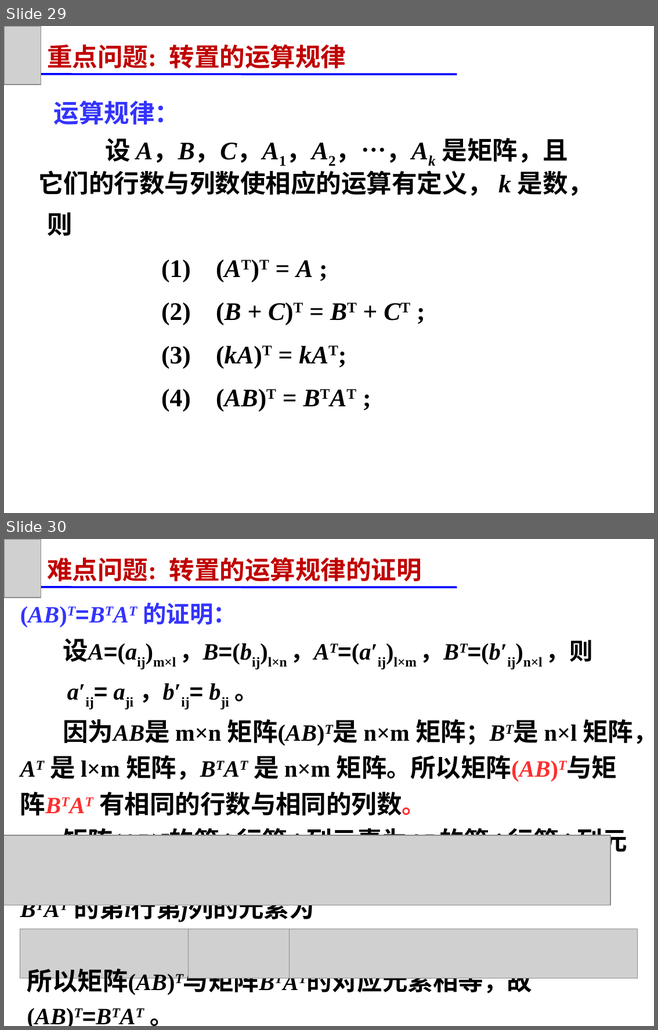
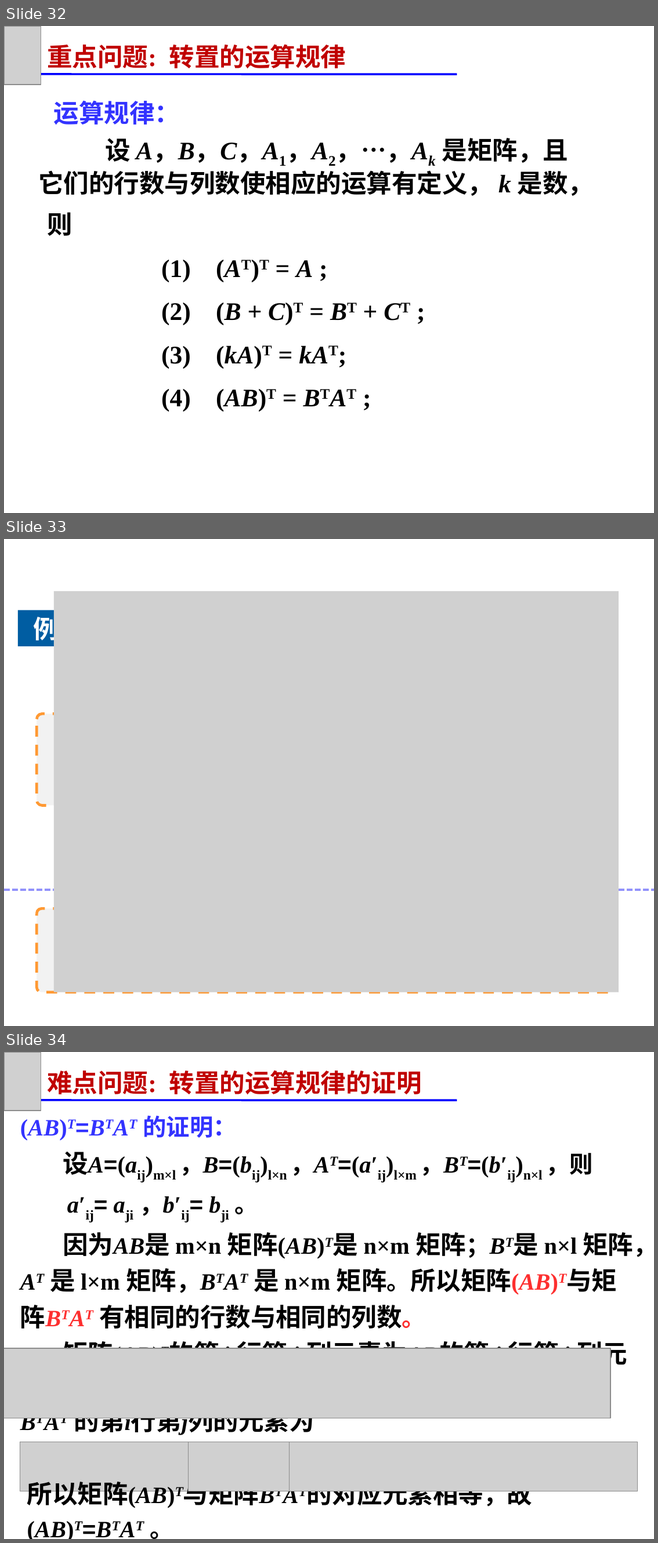
Before and after one commit to zeemeil/zeemeil.github.io, a slide deck: files/2025_2_LM/1024_0202.pptx. Shown one above the other, each under a label of ours: slides 29 and 30 before the commit, slides 32, 33 and 34 after it. The pictures are 658x1030 and 658x1543 pixels, drawn with LibreOffice and Linux fonts; fonts in the diff are those of the drawing; grey boxes stand for pictures. Boxes give left, top, right and bottom in pixels: in the first picture for what was removed or moved away, otherwise in the second. Text is boxed around its words. In the diff, an @@ line names an element or a change of style, - is before the commit and + after.

```diff
--- a/files/2025_2_LM/1024_0202.pptx
+++ b/files/2025_2_LM/1024_0202.pptx
@@ slide 33 added at [4,539,654,1026], background #FFFFFF @@
@@ picture added at [54,591,619,993] @@
@@ rectangle added at [18,610,80,647], fill #005DA2, 28 pt, text #FFFFFF, bold @@
+例
@@ rounded rectangle added at [36,714,614,805], fill #F2F2F2, outline #FF9933 3 pt dashed @@
@@ line added from (4, 890) to (654, 890), #9393FC 2.25 pt dashed @@
@@ rounded rectangle added at [36,908,614,993], fill #F2F2F2, outline #FF9933 3 pt dashed @@
@@ what was slide 29 is now slide 32 @@
@@ what was slide 30 is now slide 34 @@
```
Also in this commit, not shown: 3 slides changed, 5 other slides added, 2 slides removed, 10 other files.
